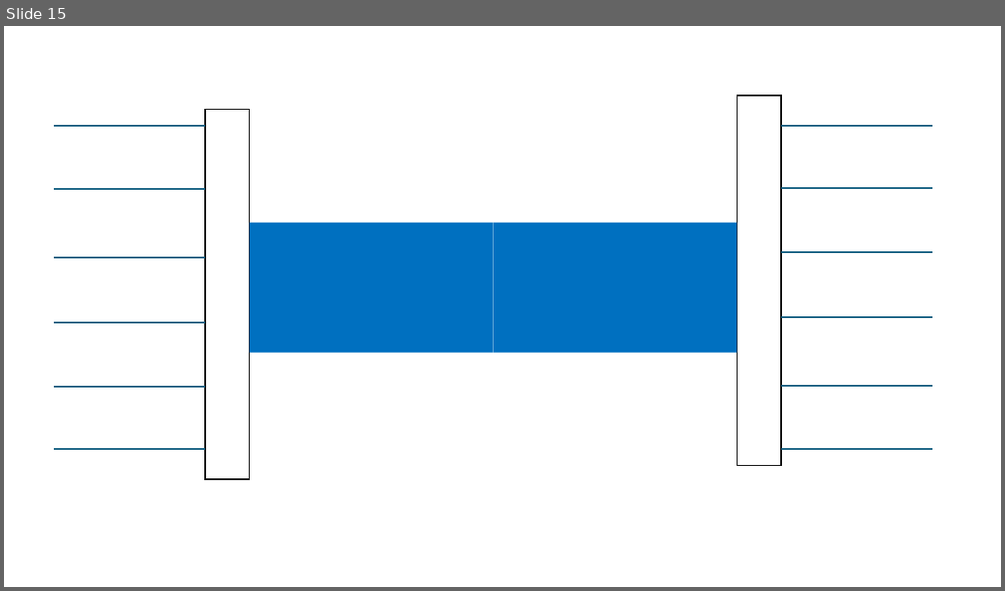
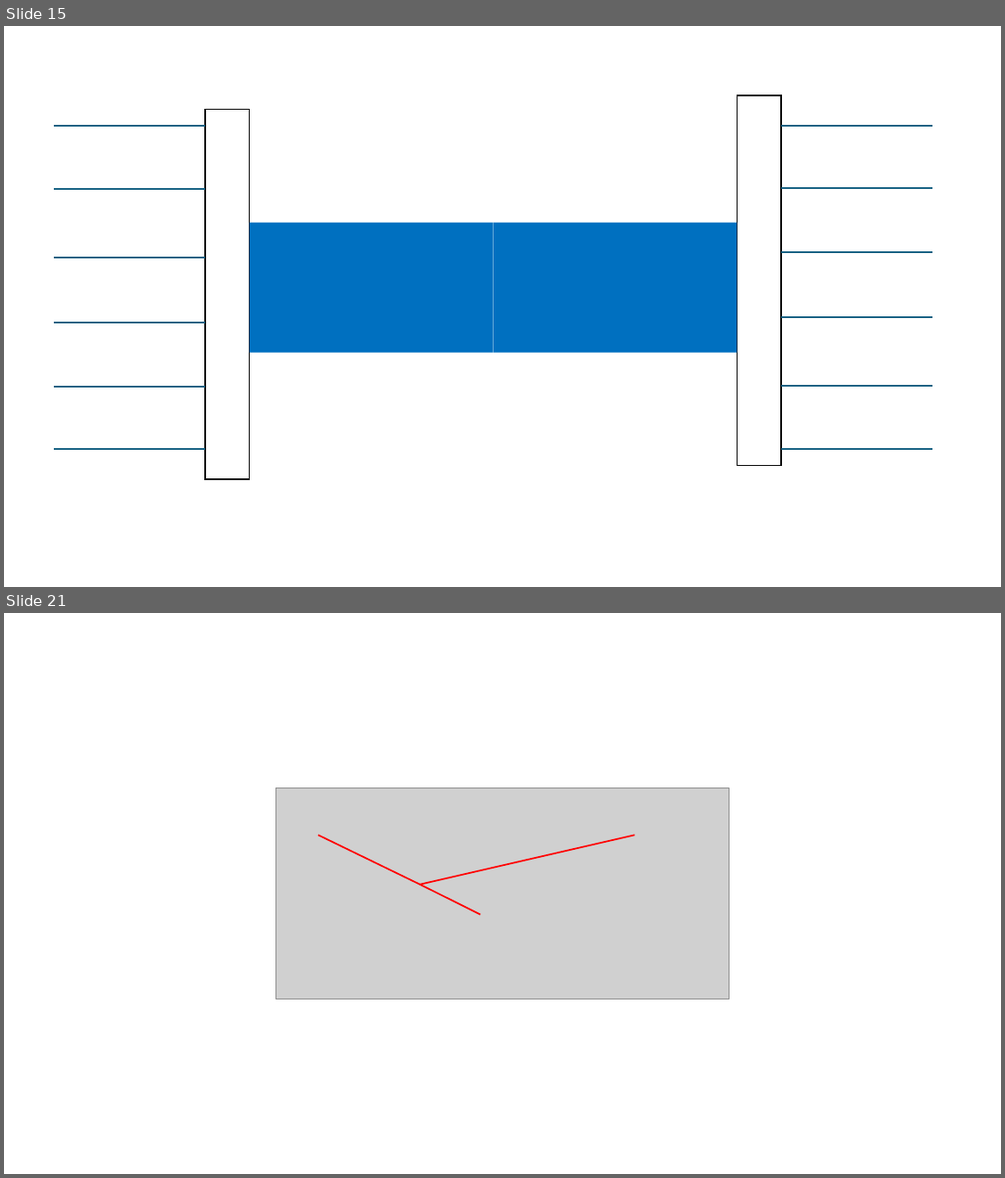
Before and after one commit to InftyAnt/Digital-Works, a slide deck: 프레젠테이션1.pptx. Shown one above the other, each under a label of ours: slide 15 before the commit, slides 15 and 21 after it; the slides between them are not shown. The pictures are 1005x591 and 1005x1178 pixels, drawn with LibreOffice and Linux fonts; fonts in the diff are those of the drawing; grey boxes stand for pictures. Boxes give left, top, right and bottom in pixels: in the first picture for what was removed or moved away, otherwise in the second. Text is boxed around its words. In the diff, an @@ line names an element or a change of style, - is before the commit and + after.

```diff
--- a/프레젠테이션1.pptx
+++ b/프레젠테이션1.pptx
@@ slide 21 added at bbox=[4, 613, 1001, 1174], background #FFFFFF @@
@@ picture added at bbox=[275, 788, 728, 998] @@
@@ line added from (318, 835) to (420, 884), #FF0000 1.5 pt @@
@@ line added from (420, 884) to (634, 835), #FF0000 1.5 pt @@
@@ line added from (420, 884) to (480, 915), #FF0000 1.5 pt @@
```
Also in this commit, not shown: 16 other slides added, 21 other files.
